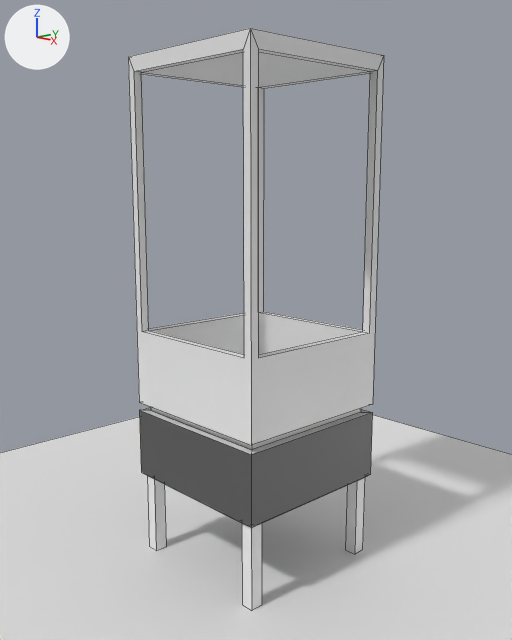
The Blender file exploder/assets/gumball_machine.blend: old version first, new version second.
Rendered twice from a 50 mm camera at (6.03, -5.66, 4.59) aimed at (0.01, 0.0, 3.03). The lights are fixed; the arrows at upper left show +X, +Y and +Z. Mesh edges are drawn as thin lines.

In view in the first picture: 'Cube', 'case'.
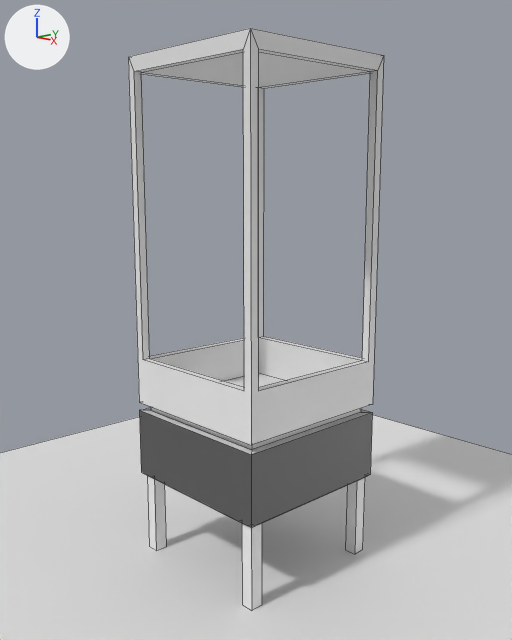
Commit message: feat: improve machine model

Location of each change, (x1, y1, x2, y2) in pixels of the pictures (512 x 640 px; the box of a moved part takes in the faces that stretch with it):
```json
{"part": 1, "of": "me_cube_001", "change": "moved or reshaped", "before": [128, 28, 384, 445], "after": [128, 28, 384, 445]}
```

Scene script edits in JSON lines:
```json
{"block": "me_cube_001", "where": "me_cube_001.from_pydata(...)  # 100 vertices, 103 faces; spans x -1.0..1.0, y -1.0..1.0, z -1.95..1.0"}
{"block": "me_cube_001", "where": "# used by ob_case; location = (0.0, 0.0, 4.0); scale = (1.0, 1.0, 2.0)"}
{"block": "me_cube_001", "change": "me_cube_001 part 1: all 12 vertices in x -1.0..1.0, y -1.0..1.0, z -0.55 are moved by (0.0, 0.0, -0.17)"}
```
